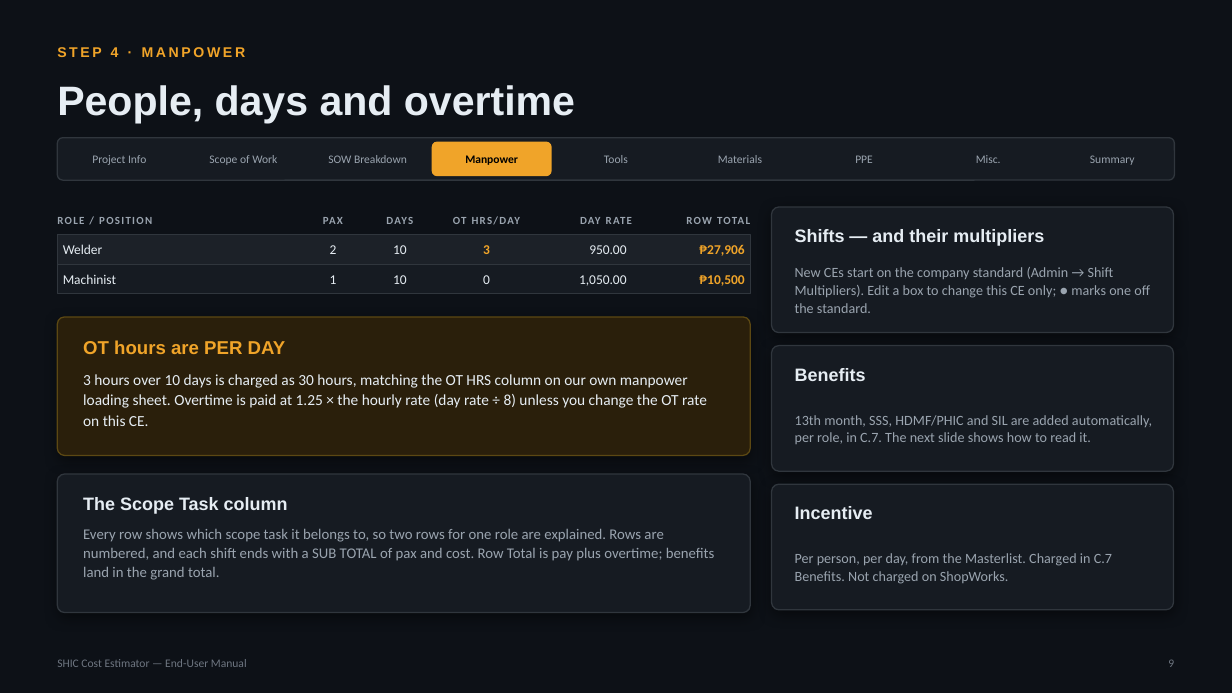
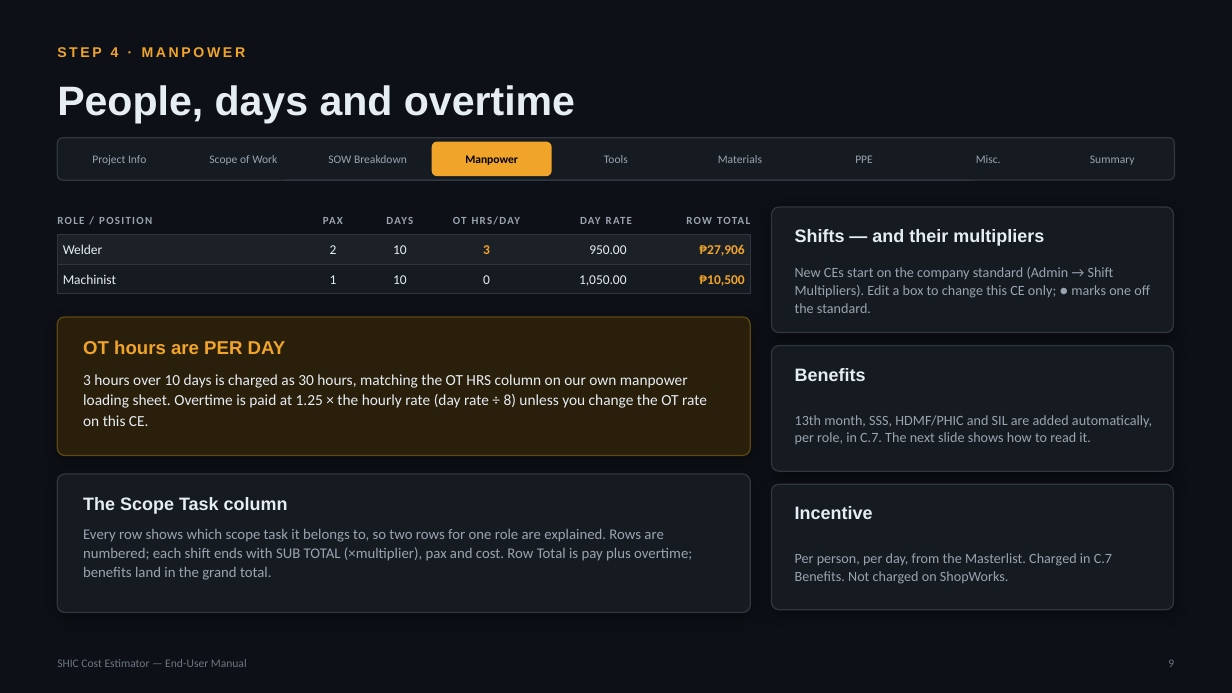
Before and after one commit to SYNERCORE/CostEstimation, a slide deck: slide 9 of docs/SHIC-Cost-Estimator-User-Manual.pptx. Drawn at 1232x693 pixels with LibreOffice and Linux fonts; fonts in the diff are those of the drawing. Boxes give left, top, right and bottom in pixels: in the first picture for what was removed or moved away, otherwise in the second. Text is boxed around its words. In the diff, an @@ line names an element or a change of style, - is before the commit and + after.

```diff
--- a/docs/SHIC-Cost-Estimator-User-Manual.pptx
+++ b/docs/SHIC-Cost-Estimator-User-Manual.pptx
@@ text at <box>83,529,692,580</box>: text changed @@
-Every row shows which scope task it belongs to, so two rows for one role are explained. Rows are numbered, and each shift ends with a SUB TOTAL of pax and cost. Row Total is pay plus overtime; benefits land in the grand total.
+Every row shows which scope task it belongs to, so two rows for one role are explained. Rows are numbered; each shift ends with SUB TOTAL (×multiplier), pax and cost. Row Total is pay plus overtime; benefits land in the grand total.
```
